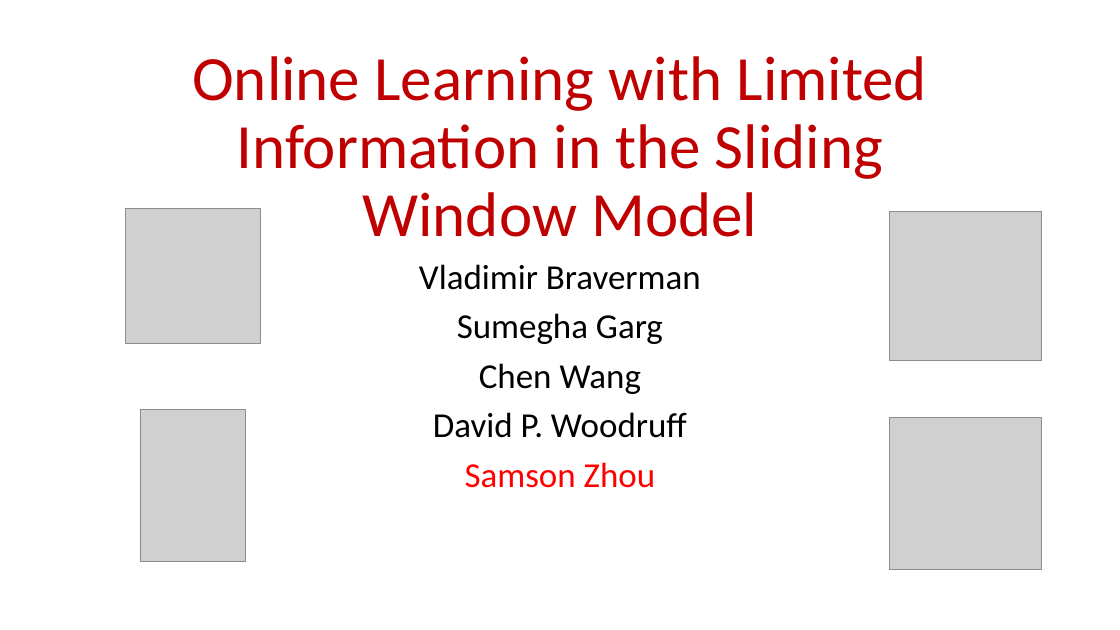
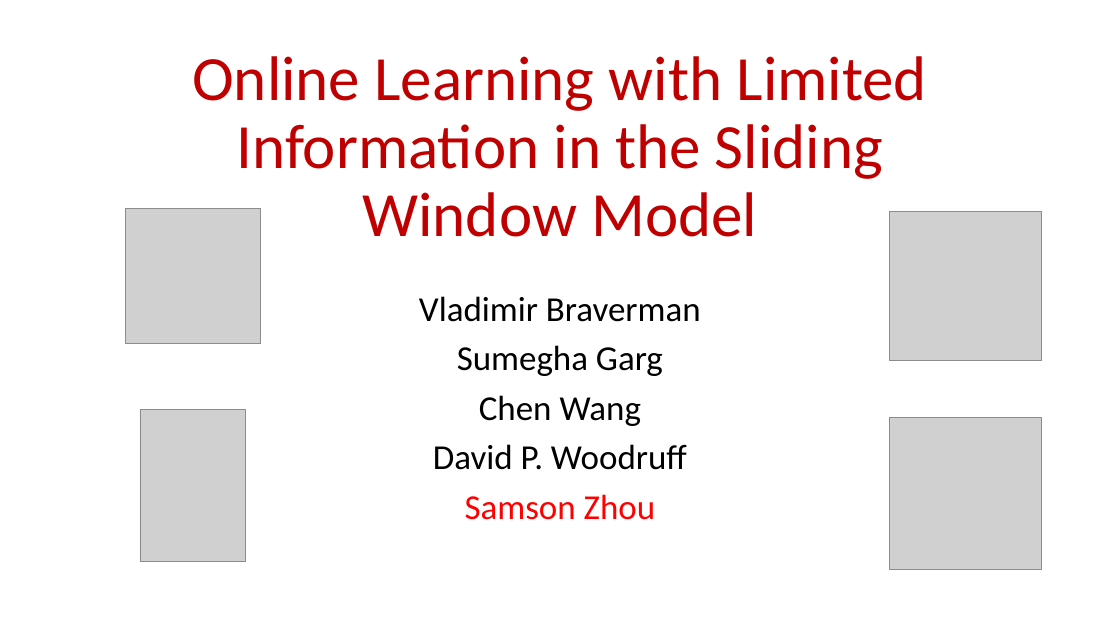
Before and after one commit to samsonzhou/samsonzhou.github.io, a slide deck: slide 1 of other-talks/SODA 2026.pptx. Drawn at 1120x630 pixels with LibreOffice and Linux fonts; fonts in the diff are those of the drawing; grey boxes stand for pictures. Boxes give left, top, right and bottom in pixels: in the first picture for what was removed or moved away, otherwise in the second. Text is boxed around its words. In the diff, an @@ line names an element or a change of style, - is before the commit and + after.

```diff
--- a/other-talks/SODA 2026.pptx
+++ b/other-talks/SODA 2026.pptx
@@ subtitle "Vladimir Braverman": place and size @@
-subtitle "Vladimir Braverman" at (419,264,701,488)
+subtitle "Vladimir Braverman" at (419,296,701,520)
```
Also in this commit, not shown: 2 other slides changed, 1 slide added.
